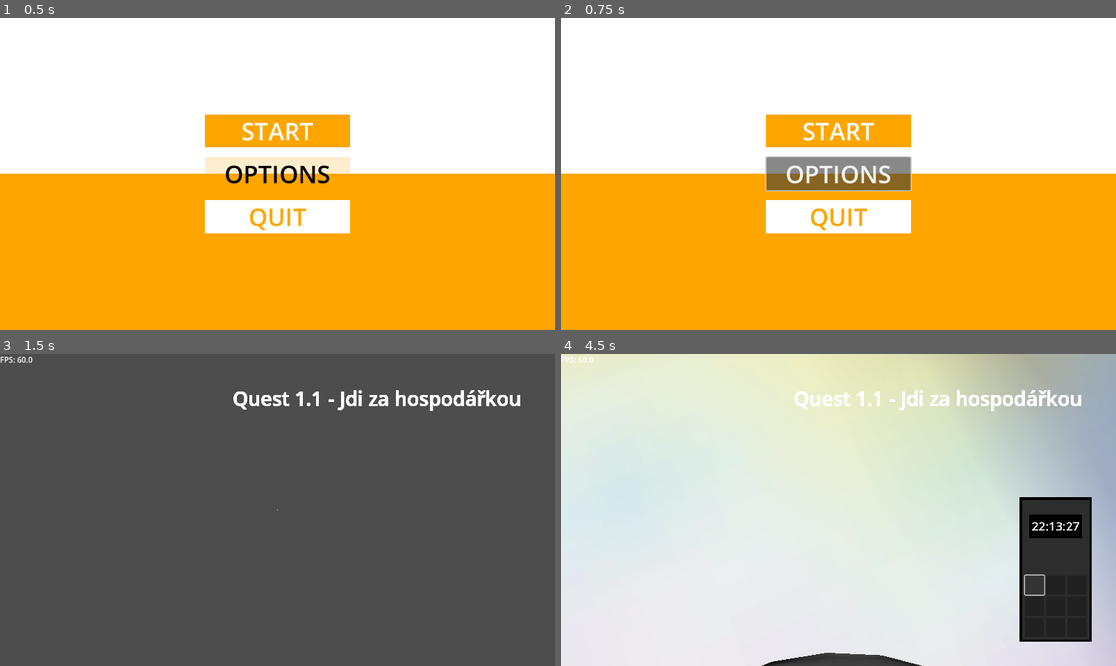
Above: before the commit, frames 1-4 (two rows, left to right).
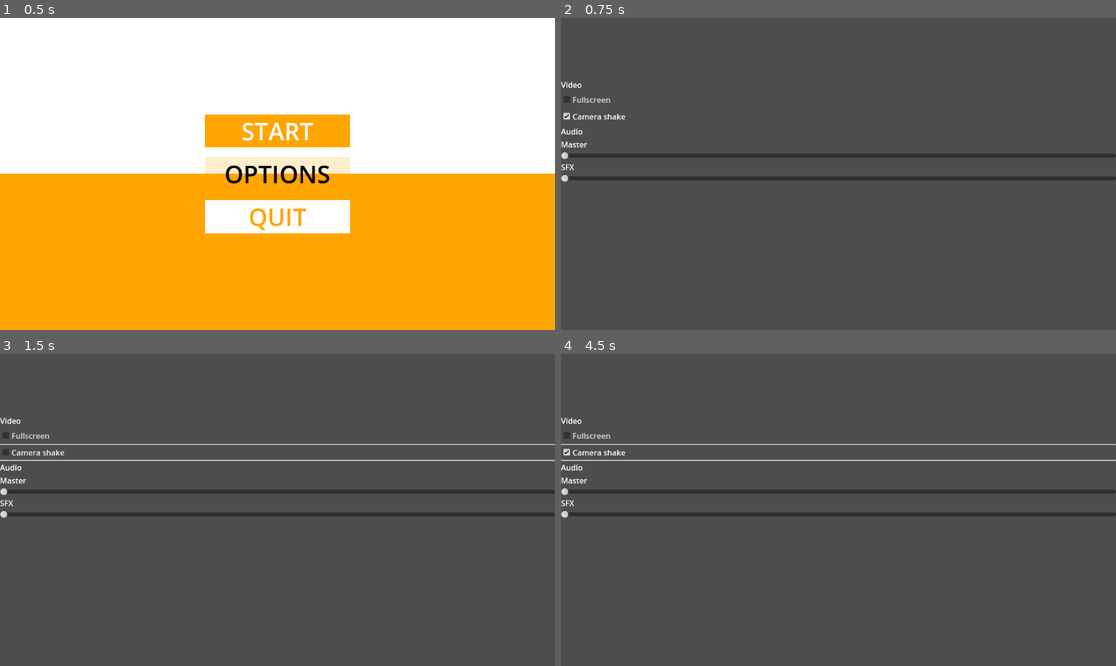
Above: after the commit, the same moments.

Repository: StrahovGameDev/StraHov
Game: Godot game, scene res://00main_scene/game_manager.tscn
Same seed, same stepped clock (60 frames per second), same inputs: the game is played once before the commit and once after it. Video files are missing from this copy of the repository; at most half a second of black plays in their place.
Inputs (mouse positions are in pixels of both pictures, inside the frame that each line leads up to):
- Up to frame 1 (0.5 s): no input
- Up to frame 2 (0.75 s): click "OPTIONS" at 0.5 s
- Up to frame 3 (1.5 s): click (277, 453) at 1.25 s, where only the run after the commit has a clickable "Camera shake"
- Up to frame 4 (4.5 s): tap Enter (enter) at 2, 3.05 s; move the mouse to (866, 510) at 2.02 s; hold E (accept) 2.03-2.78 s; hold Space (fly_up) 2.03-4.25 s; tap Ctrl (duck) at 2.3, 2.85 s; move the mouse to (810, 510) at 2.77 s; tap E (accept) at 3.5 s; move the mouse to (849, 503) at 3.52 s; hold Enter (enter) 3.53-4.25 s; tap Q (phone) at 3.8 s; click (1032, 584) at 4.27 s

Frame 1 is identical in both runs. In frame 2, 100% of the frame differs, in the area x 0-100%, y 0-100%; in frame 3, 4.6%; in frame 4, 99%.

Commit message:
config: Started config
Can save and load from config, need to apply the settings

Diff:
--- /dev/null
+++ b/config/ConfigFileHandler.gd
@@ -0,0 +1,78 @@
+extends Node
+
+
+var config = ConfigFile.new()
+const CONFIG_FILE = "user://config.ini"
+
+func _ready():
+	if !FileAccess.file_exists(CONFIG_FILE):
+		# Keybind settings
+		config.set_value("keybinding", "forward", "W")
+		config.set_value("keybinding", "left", "A")
+		config.set_value("keybinding", "backward", "S")
+		config.set_value("keybinding", "right", "D")
+		config.set_value("keybinding", "jump", "Spacebar")
+		config.set_value("keybinding", "fly_up", "Spacebar")
+		config.set_value("keybinding", "fly_down", "Ctrl")
+		config.set_value("keybinding", "duck", "Ctrl")
+		config.set_value("keybinding", "enter", "Enter")
+		config.set_value("keybinding", "sprint", "Shift")
+		config.set_value("keybinding", "accept", "E")
+		config.set_value("keybinding", "phone", "Q")
+		config.set_value("keybinding", "weapon_select", "G")
+		config.set_value("keybinding", "t", "T")
+		config.set_value("keybinding", "y", "Y")
+
+		# Video settings
+		config.set_value("video", "fullscreen", false)
+		config.set_value("video", "screen_shake", true)
+		config.set_value("video", "viewport_width", 1152)
+		config.set_value("video", "viewport_height", 648)
+
+		# Audio settings
+		config.set_value("audio", "master_volume", 1.0)
+		config.set_value("video", "sfx_volume", 1.0)
+
+		config.save(CONFIG_FILE)
+	else:
+		config.load(CONFIG_FILE)
+
+	# Need to apply the settings on load
+	# ProjectSettings.set_setting("display/window/size/mode", DisplayServer.WINDOW_MODE_FULLSCREEN)
+
+func save_setting(section, key, value):
+	config.set_value(section, key, value)
+	config.save(CONFIG_FILE)
+
+func load_settings(section):
+	var settings = {}
+	for key in config.get_section_keys(section):
+		settings[key] = config.get_value(section, key)
+	return settings
+
+func save_keybind(action, event):
+	var event_str
+	if event is InputEventKey:
+		event_str = OS.get_keycode_string(event)
+	elif event is InputEventMouseButton:
+		event_str = "mouse_" + str(event.button_index)
+
+	config.set_value("keybinding", action, event_str)
+
+
+func load_keybindings():
+	var keybindings
+	var keys = config.get_section_keys("keybinding")
+	for key in keys:
+		var input_event
+		var event_str = config.get_value("keybinding", key)
+
+		if event_str.contains("mouse_"):
+			input_event = InputEventMouseButton.new()
+			input_event.button_index = int(event_str.split("_")[1])
+		else:
+			input_event = InputEventKey.new()
+			input_event.keycode = OS.find_keycode_from_string(event_str)
+
+		keybindings[key] = input_event
+	return keybindings
--- a/menu/main_menu/main_menu.gd
+++ b/menu/main_menu/main_menu.gd
@@ -16,7 +16,7 @@
 	start.emit()
 
 func _on_options_pressed() -> void:
-	pass # Replace with function body.
+	get_tree().change_scene_to_file("res://menu/options_menu/settings.tscn")
 
 func _on_quit_pressed() -> void:
 	get_tree().quit()
--- /dev/null
+++ b/menu/options_menu/settings.gd
@@ -0,0 +1,46 @@
+extends CanvasLayer
+
+@onready var fullscreen_check = $ScrollContainer/VBoxContainer/FullscreenCheck
+@onready var shake_check = $ScrollContainer/VBoxContainer/ShakeCheck
+@onready var volume_slider = $ScrollContainer/VBoxContainer/VolumeSlider
+@onready var sfx_slider = $ScrollContainer/VBoxContainer/SFXSlider
+
+# Called when the node enters the scene tree for the first time.
+func _ready() -> void:
+	var video_settings = ConfigFileHandler.load_settings("video")
+	fullscreen_check.button_pressed = video_settings.fullscreen
+	if (fullscreen_check.button_pressed):
+		ProjectSettings.set_setting("display/window/size/mode", DisplayServer.WINDOW_MODE_FULLSCREEN)
+	else:
+		ProjectSettings.set_setting("display/window/size/mode", DisplayServer.WINDOW_MODE_WINDOWED)
+
+	shake_check.button_pressed = video_settings.screen_shake
+
+	print(ConfigFileHandler.CONFIG_FILE)
+
+	#var audio_settings = ConfigFileHandler.load_settings("audio")
+	#volume_slider.value = min(audio_settings.master_volume, 1.0) * 100
+	#sfx_slider.value = min(audio_settings.sfx_volume, 1.0) * 100
+
+
+# Called every frame. 'delta' is the elapsed time since the previous frame.
+func _process(delta: float) -> void:
+	pass
+
+
+func _on_fullscreen_check_toggled(toggled_on: bool) -> void:
+	ConfigFileHandler.save_setting("video", "fullscreen", toggled_on)
+
+
+func _on_shake_check_toggled(toggled_on: bool) -> void:
+	ConfigFileHandler.save_setting("video", "screen_shake", toggled_on)
+
+
+func _on_volume_slider_drag_ended(value_changed: bool) -> void:
+	if (value_changed):
+		ConfigFileHandler.save_setting("audio", "master_volume", volume_slider)
+
+
+func _on_sfx_slider_drag_ended(value_changed: bool) -> void:
+	if (value_changed):
+		ConfigFileHandler.save_setting("audio", "sfx_volume", sfx_slider)
--- /dev/null
+++ b/menu/options_menu/settings.tscn
@@ -0,0 +1,63 @@
+[gd_scene load_steps=2 format=3 uid="uid://vuh62t20qc5l"]
+
+[ext_resource type="Script" uid="uid://c7rjrly2jndwv" path="res://menu/options_menu/settings.gd" id="1_4mreu"]
+
+[node name="Settings" type="CanvasLayer"]
+script = ExtResource("1_4mreu")
+
+[node name="HeaderLabel" type="Label" parent="."]
+anchors_preset = -1
+anchor_right = 1.0
+anchor_bottom = 0.14
+offset_right = 1.0
+offset_bottom = 5.28
+
+[node name="ScrollContainer" type="ScrollContainer" parent="."]
+anchors_preset = -1
+anchor_top = 0.196
+anchor_right = 1.0
+anchor_bottom = 1.0
+offset_top = -0.00800323
+offset_bottom = 3.0
+grow_horizontal = 2
+grow_vertical = 2
+
+[node name="VBoxContainer" type="VBoxContainer" parent="ScrollContainer"]
+layout_mode = 2
+size_flags_horizontal = 3
+size_flags_vertical = 3
+
+[node name="Label" type="Label" parent="ScrollContainer/VBoxContainer"]
+layout_mode = 2
+text = "Video"
+
+[node name="FullscreenCheck" type="CheckBox" parent="ScrollContainer/VBoxContainer"]
+layout_mode = 2
+text = "Fullscreen"
+
+[node name="ShakeCheck" type="CheckBox" parent="ScrollContainer/VBoxContainer"]
+layout_mode = 2
+text = "Camera shake"
+
+[node name="Label2" type="Label" parent="ScrollContainer/VBoxContainer"]
+layout_mode = 2
+text = "Audio"
+
+[node name="Label3" type="Label" parent="ScrollContainer/VBoxContainer"]
+layout_mode = 2
+text = "Master"
+
+[node name="VolumeSlider" type="HSlider" parent="ScrollContainer/VBoxContainer"]
+layout_mode = 2
+
+[node name="Label4" type="Label" parent="ScrollContainer/VBoxContainer"]
+layout_mode = 2
+text = "SFX"
+
+[node name="SFXSlider" type="HSlider" parent="ScrollContainer/VBoxContainer"]
+layout_mode = 2
+
+[connection signal="toggled" from="ScrollContainer/VBoxContainer/FullscreenCheck" to="." method="_on_fullscreen_check_toggled"]
+[connection signal="toggled" from="ScrollContainer/VBoxContainer/ShakeCheck" to="." method="_on_shake_check_toggled"]
+[connection signal="drag_ended" from="ScrollContainer/VBoxContainer/VolumeSlider" to="." method="_on_volume_slider_drag_ended"]
+[connection signal="drag_ended" from="ScrollContainer/VBoxContainer/SFXSlider" to="." method="_on_sfx_slider_drag_ended"]
--- a/project.godot
+++ b/project.godot
@@ -19,6 +19,7 @@
 [autoload]
 
 QuestManager="*res://quest_manager.gd"
+ConfigFileHandler="*res://config/ConfigFileHandler.gd"
 
 [file_customization]
 
Not shown, added: config/ConfigFileHandler.gd.uid
Not shown, added: menu/options_menu/settings.gd.uid
Not shown: 1 places in playground.tscn that only renumber resources
